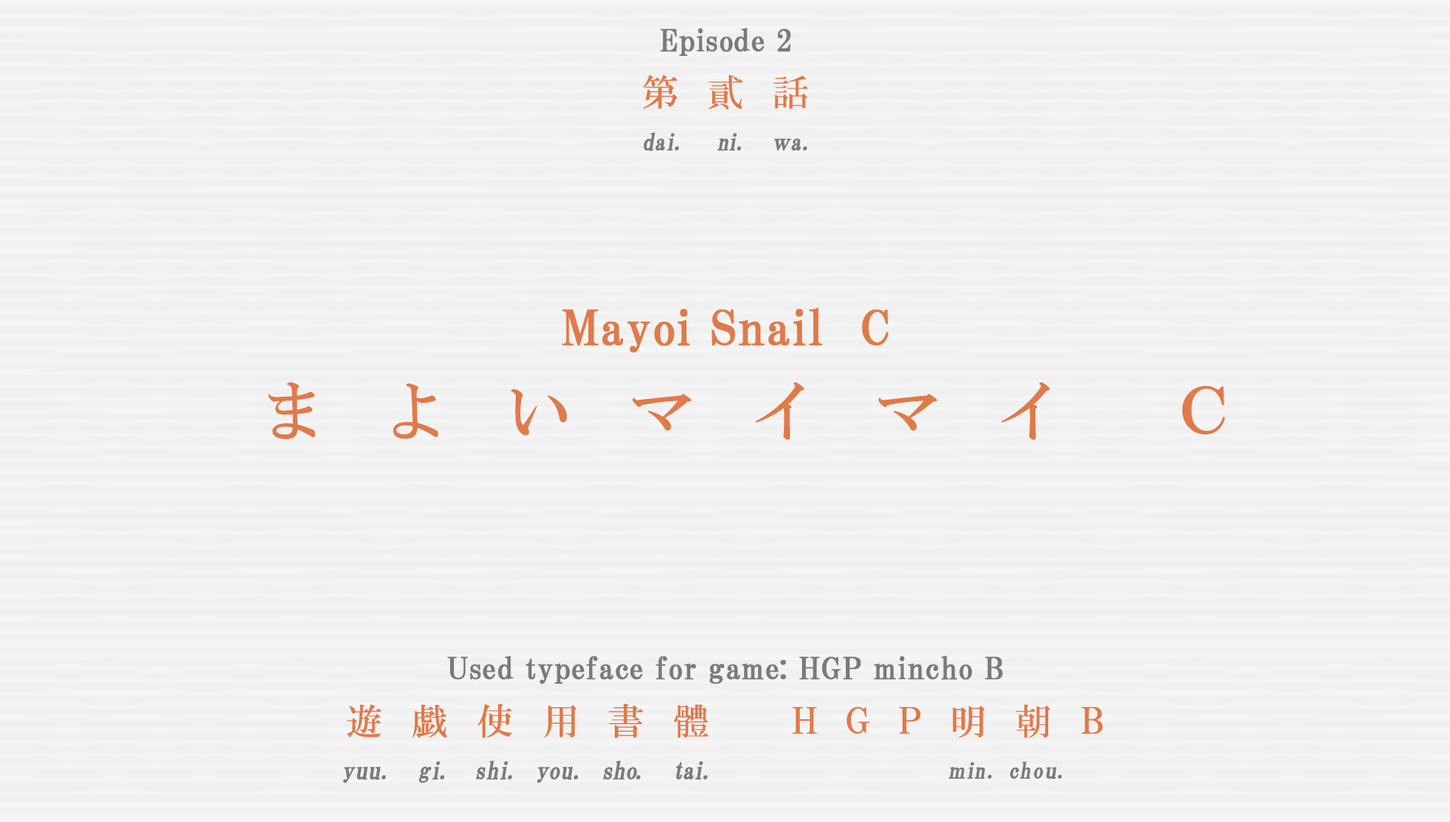
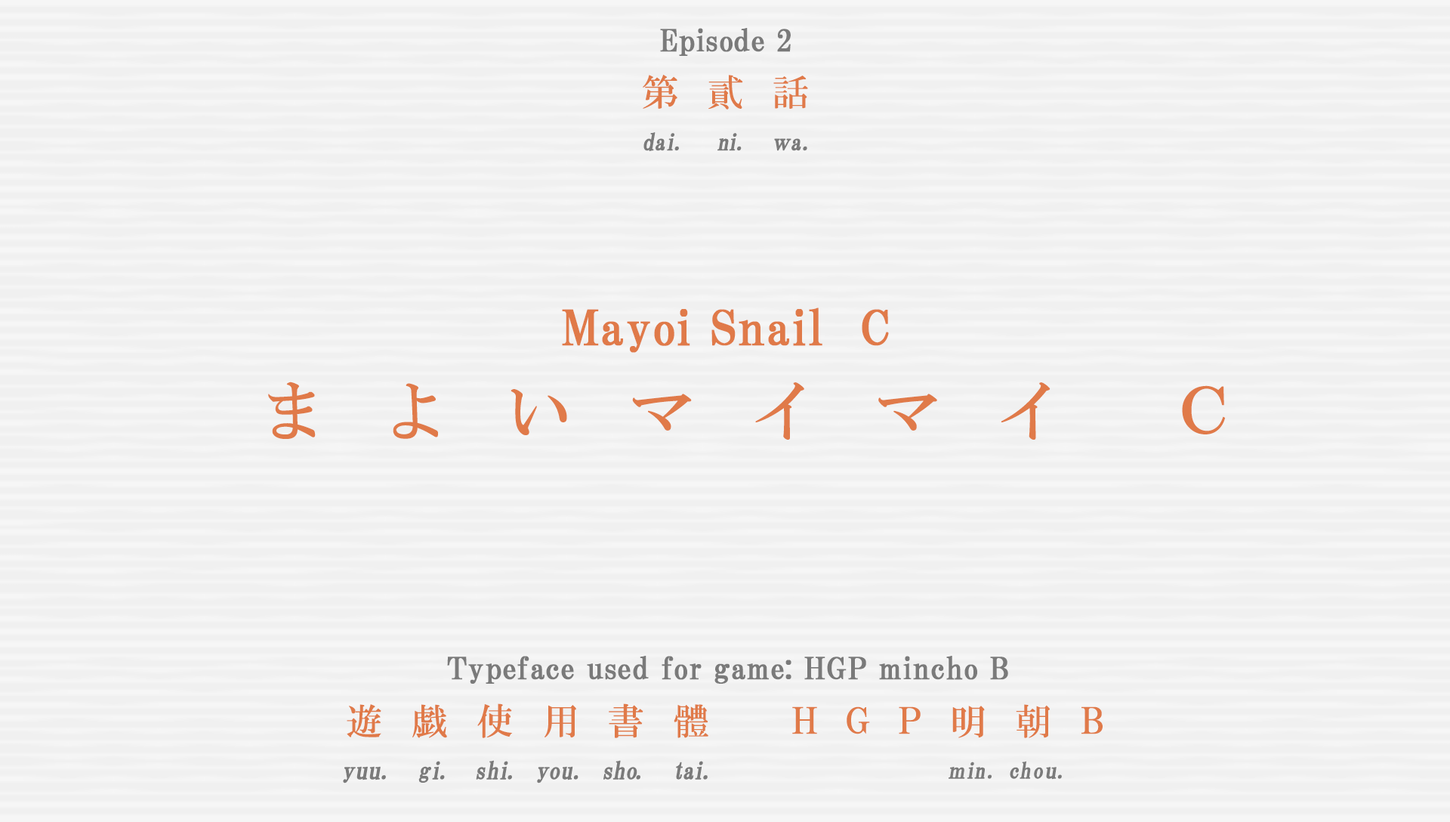
Layers edited between the first and the second 1450x822 image:
renamed "Used typeface for game: HGP mincho B" to "Typeface used for game: HGP mincho B", painted on it over [447, 655, 1009, 684]
